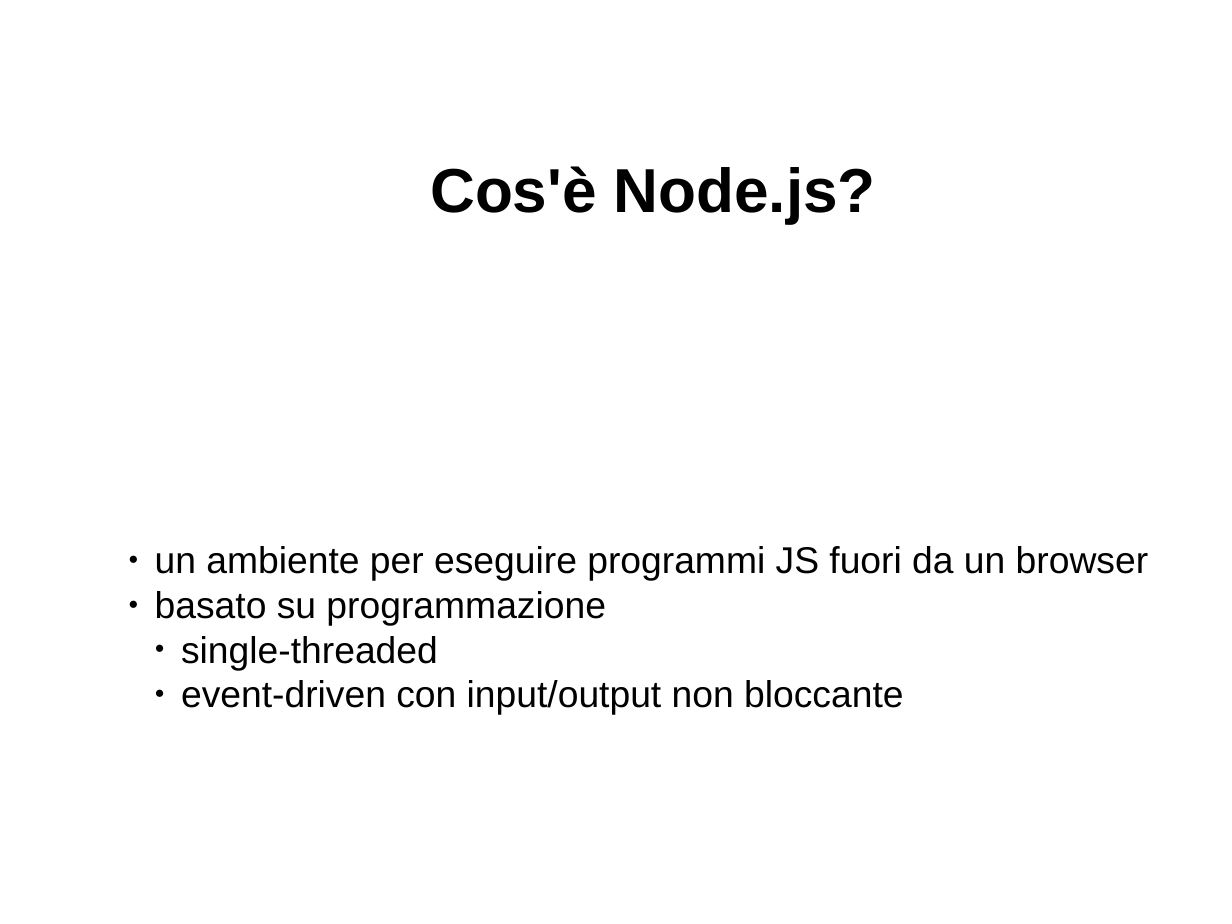
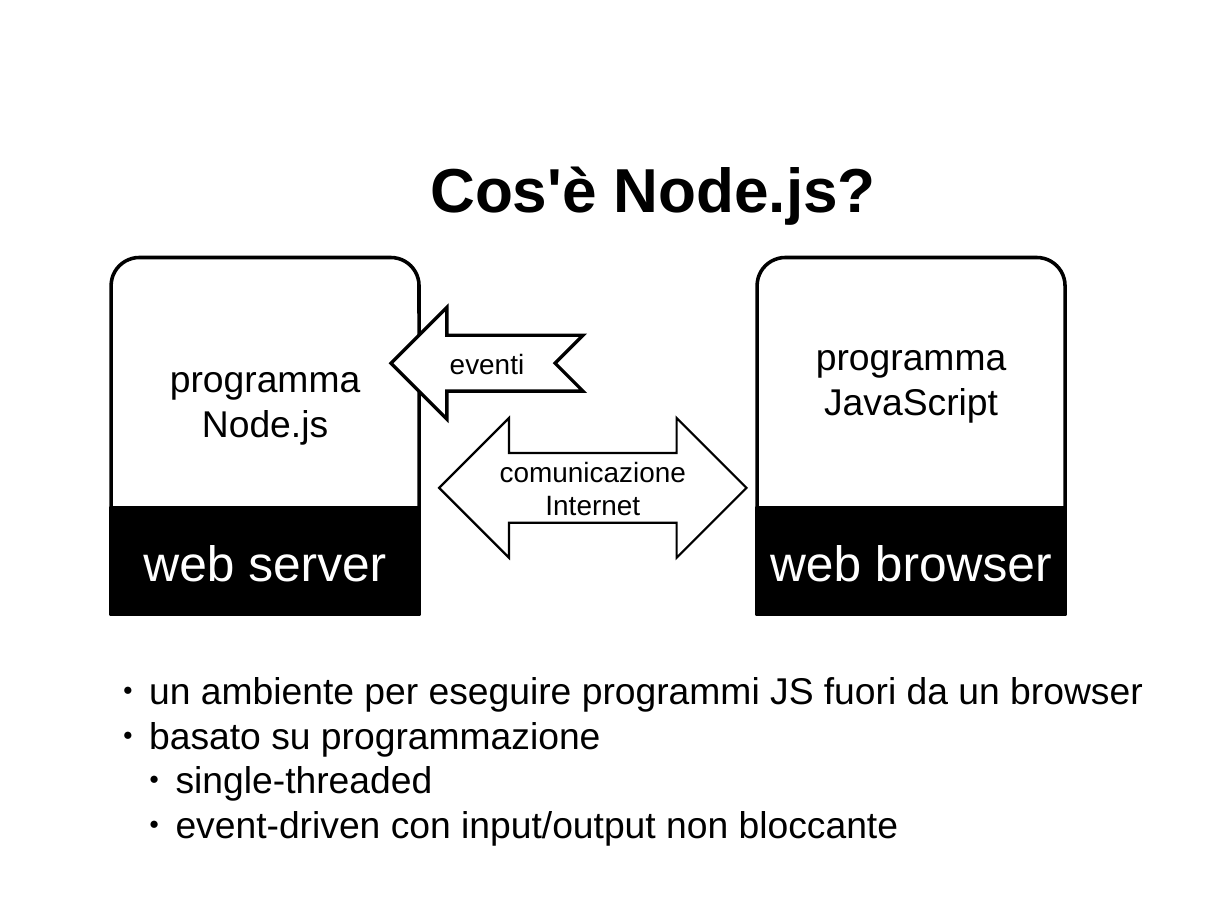
Before and after one commit to davideancona/minicorsiRAISE, a slide deck: slide 4 of iot/NodeJs1.odp. Drawn at 1232x924 pixels with LibreOffice and Linux fonts; fonts in the diff are those of the drawing. Boxes give left, top, right and bottom in pixels: in the first picture for what was removed or moved away, otherwise in the second. Text is boxed around its words. In the diff, an @@ line names an element or a change of style, - is before the commit and + after.

```diff
--- a/iot/NodeJs1.odp
+++ b/iot/NodeJs1.odp
@@ rounded rectangle added at [111, 257, 419, 543], fill #FFFFFF, outline #000000 2.3 pt, 24 pt, text #000000 @@
+programma
+Node.js
@@ rounded rectangle added at [758, 257, 1067, 543], fill #FFFFFF, outline #000000 2.3 pt, 24 pt, text #000000 @@
+programma
+JavaScript
@@ notched right arrow added at [391, 307, 584, 419], fill #FFFFFF, outline #000000 2.15 pt, 18 pt, text #000000 @@
+eventi
@@ left right arrow added at [439, 418, 747, 558], fill #FFFFFF, outline #000000 1.45 pt, 18 pt, text #000000 @@
+comunicazione
+Internet
@@ rectangle added at [111, 508, 419, 615], fill #000000, outline #000000 2.3 pt, 32 pt, text #FFFFFF @@
+web server
@@ rectangle added at [757, 508, 1065, 615], fill #000000, outline #000000 2.3 pt, 32 pt, text #FFFFFF @@
+web browser
@@ text "un ambiente per eseguire programmi ...": place and size @@
-text "un ambiente per eseguire programmi ..." at [155, 546, 1149, 715]
+text "un ambiente per eseguire programmi ..." at [149, 677, 1143, 846]
```
Also in this commit, not shown: 3 other slides changed, 1 other file.
